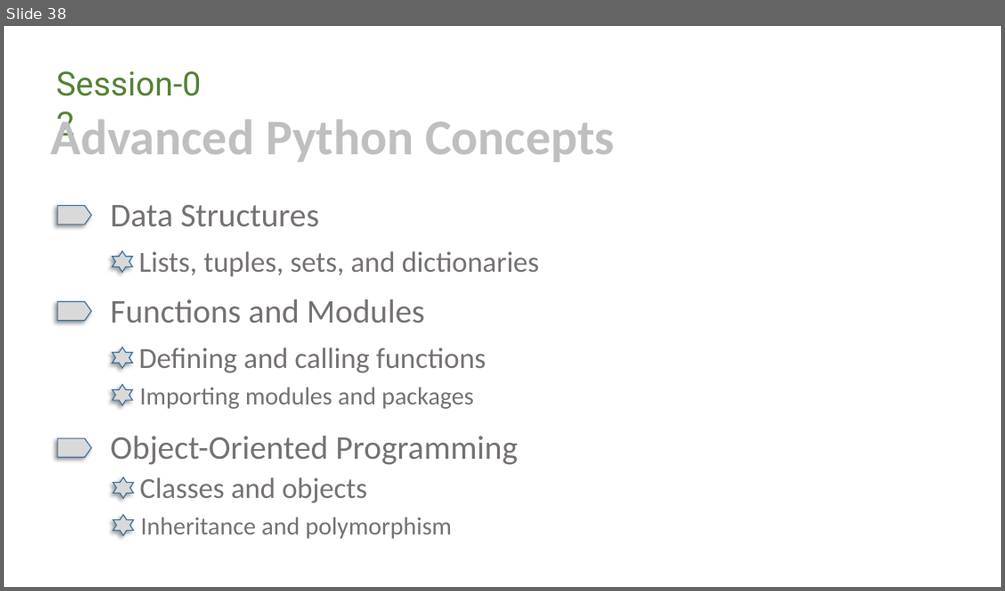
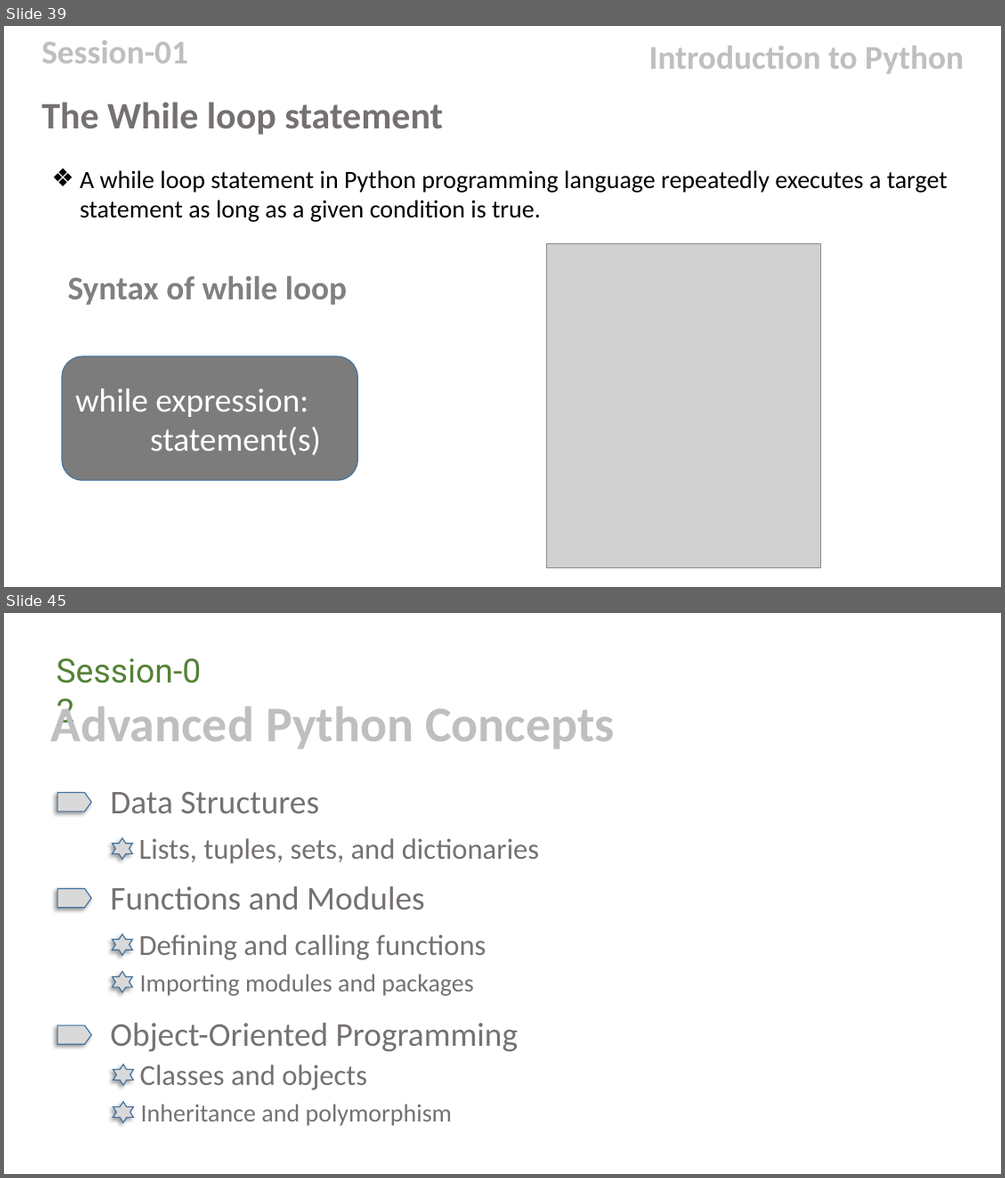
Before and after one commit to bibhu-otz/.NET, a slide deck: Python.pptx. Shown one above the other, each under a label of ours: slide 38 before the commit, slides 39 and 45 after it; the slides between them are not shown. The pictures are 1005x591 and 1005x1178 pixels, drawn with LibreOffice and Linux fonts; fonts in the diff are those of the drawing; grey boxes stand for pictures; background and template pictures are left out. Boxes give left, top, right and bottom in pixels: in the first picture for what was removed or moved away, otherwise in the second. Text is boxed around its words. In the diff, an @@ line names an element or a change of style, - is before the commit and + after.

```diff
--- a/Python.pptx
+++ b/Python.pptx
@@ slide 39 added at bbox=[4, 26, 1001, 587], background picture (left out) @@
@@ text added at bbox=[41, 40, 188, 63], 32 pt, text #BFBFBF, bold @@
+Session-01
@@ text added at bbox=[649, 46, 963, 74], 32 pt, text #BFBFBF, bold @@
+Introduction to Python
@@ text added at bbox=[41, 102, 443, 135], 36 pt, text #767171, bold @@
+The While loop statement
@@ text added at bbox=[80, 170, 947, 222], 24 pt, text #000000 @@
+❖ A while loop statement in Python programming language repeatedly executes a target statement as long as a given condition is true.
@@ picture added at bbox=[546, 244, 820, 567] @@
@@ text added at bbox=[68, 276, 347, 305], 32 pt, text #808080, bold @@
+Syntax of while loop
@@ rounded rectangle added at bbox=[62, 356, 357, 481], fill #7C7C7C, outline #43739E 1 pt, 32 pt, text #FFFFFF @@
+while expression:
+statement(s)
@@ what was slide 38 is now slide 45 @@
```
Also in this commit, not shown: 6 other slides added.
